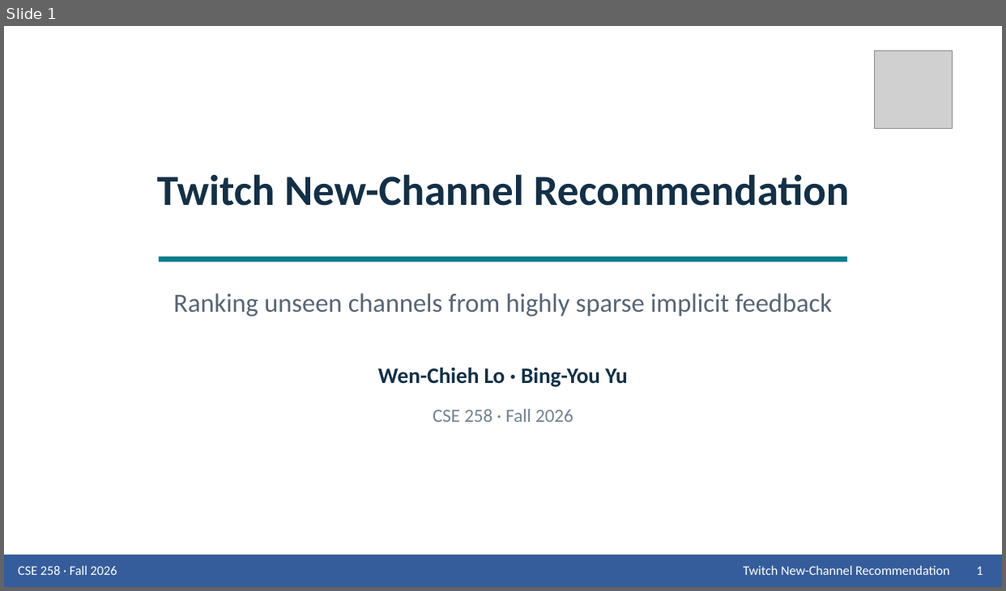
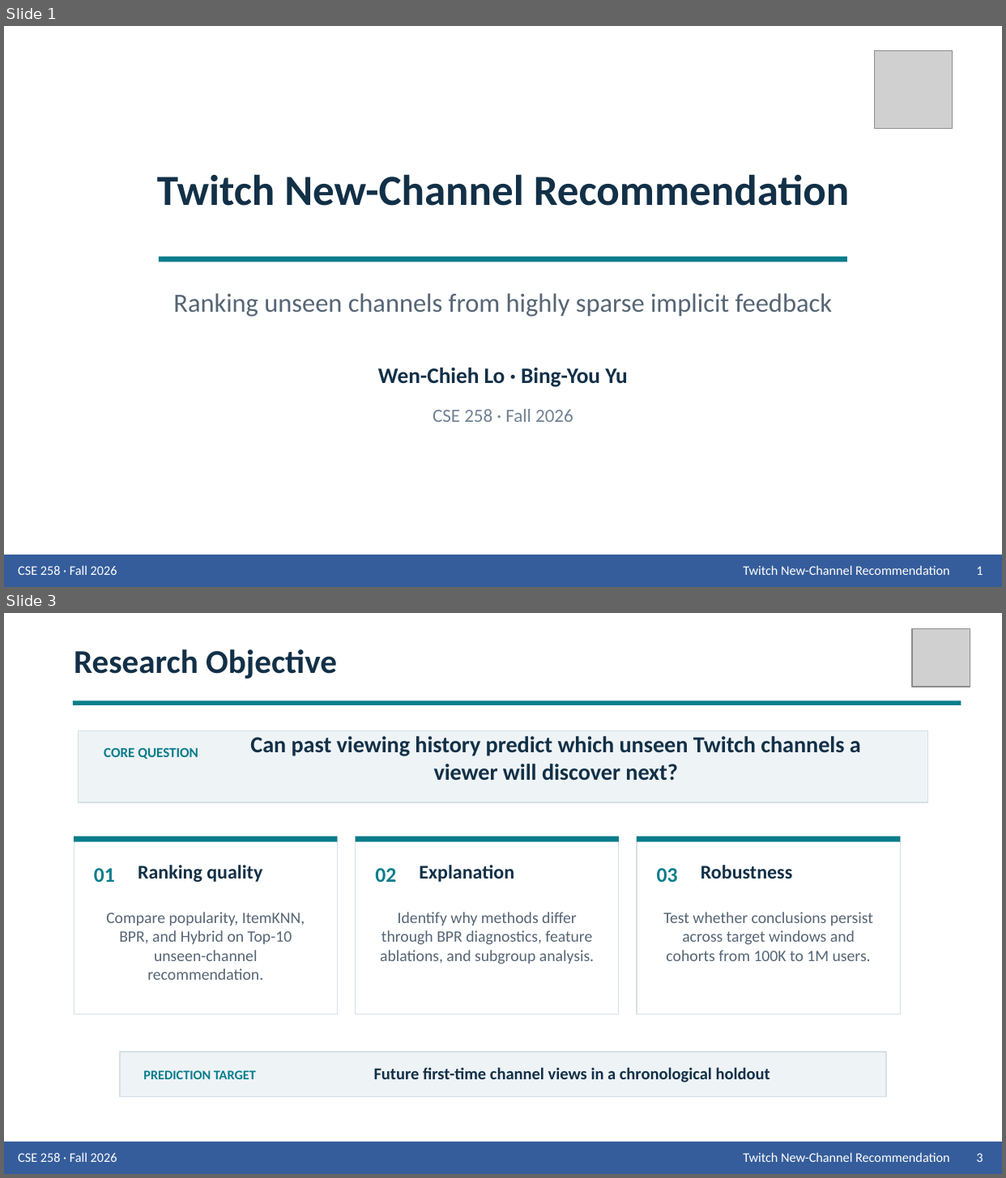
Before and after one commit to Wen-Chieh-Lo/You-know-who-did-God-did-, a slide deck: presentation/Group_9_Presentation_Twitch.pptx. Shown one above the other, each under a label of ours: slide 1 before the commit, slides 1 and 3 after it; the slides between them are not shown. The pictures are 1006x591 and 1006x1178 pixels, drawn with LibreOffice and Linux fonts; fonts in the diff are those of the drawing; grey boxes stand for pictures. Boxes give left, top, right and bottom in pixels: in the first picture for what was removed or moved away, otherwise in the second. Text is boxed around its words. In the diff, an @@ line names an element or a change of style, - is before the commit and + after.

Commit message:
Enlarge titles and redesign research objective

```diff
--- a/presentation/Group_9_Presentation_Twitch.pptx
+++ b/presentation/Group_9_Presentation_Twitch.pptx
@@ slide 3 added at (4,613,1002,1174), background #FFFFFF @@
@@ picture added at (912,629,970,687) @@
@@ text added at (74,649,337,679), 24 pt, text #123047, bold @@
+Research Objective
@@ rectangle added at (73,700,961,705), fill #087D8B @@
@@ rectangle added at (78,730,928,803), fill #EEF3F6, outline #D6E0E6 0.75 pt @@
@@ text added at (104,747,198,759), 10 pt, text #087D8B, bold @@
+CORE QUESTION
@@ text added at (250,736,861,780), 16.5 pt, text #123047, bold @@
+Can past viewing history predict which unseen Twitch channels a viewer will discover next?
@@ rectangle added at (74,837,337,1014), fill #FFFFFF, outline #D6E0E6 0.75 pt @@
@@ rectangle added at (74,837,337,842), fill #087D8B @@
@@ rectangle added at (356,837,619,1014), fill #FFFFFF, outline #D6E0E6 0.75 pt @@
@@ rectangle added at (356,837,619,842), fill #087D8B @@
@@ rectangle added at (637,837,900,1014), fill #FFFFFF, outline #D6E0E6 0.75 pt @@
@@ rectangle added at (637,837,900,842), fill #087D8B @@
@@ text added at (94,868,115,882), 15 pt, text #087D8B, bold @@
+01
@@ text added at (138,865,262,882), 14 pt, text #123047, bold @@
+Ranking quality
@@ text added at (375,868,396,882), 15 pt, text #087D8B, bold @@
+02
@@ text added at (419,865,514,882), 14 pt, text #123047, bold @@
+Explanation
@@ text added at (657,868,678,882), 15 pt, text #087D8B, bold @@
+03
@@ text added at (701,865,792,879), 14 pt, text #123047, bold @@
+Robustness
@@ text added at (106,912,305,980), 11.5 pt, text #566575 @@
+Compare popularity, ItemKNN, BPR, and Hybrid on Top-10 unseen-channel recommendation.
@@ text added at (380,912,594,965), 11.5 pt, text #566575 @@
+Identify why methods differ through BPR diagnostics, feature ablations, and subgroup analysis.
@@ text added at (663,912,873,961), 11.5 pt, text #566575 @@
+Test whether conclusions persist across target windows and cohorts from 100K to 1M users.
@@ rectangle added at (120,1052,886,1097), fill #EEF3F6, outline #D6E0E6 0.75 pt @@
@@ text added at (143,1071,256,1080), 9.5 pt, text #087D8B, bold @@
+PREDICTION TARGET
@@ text added at (374,1067,770,1083), 12 pt, text #123047, bold @@
+Future first-time channel views in a chronological holdout
@@ rectangle added at (4,1142,1002,1174), fill #355D9B @@
@@ text added at (18,1152,117,1162), 9.5 pt, text #FFFFFF @@
+CSE 258 · Fall 2026
@@ text added at (743,1152,950,1162), 9.5 pt, text #FFFFFF @@
+Twitch New-Channel Recommendation
@@ text added at (976,1153,982,1162), 9.5 pt, text #FFFFFF @@
+3
```
Also in this commit, not shown: 14 slides changed, 1 slide removed, 2 other files.
